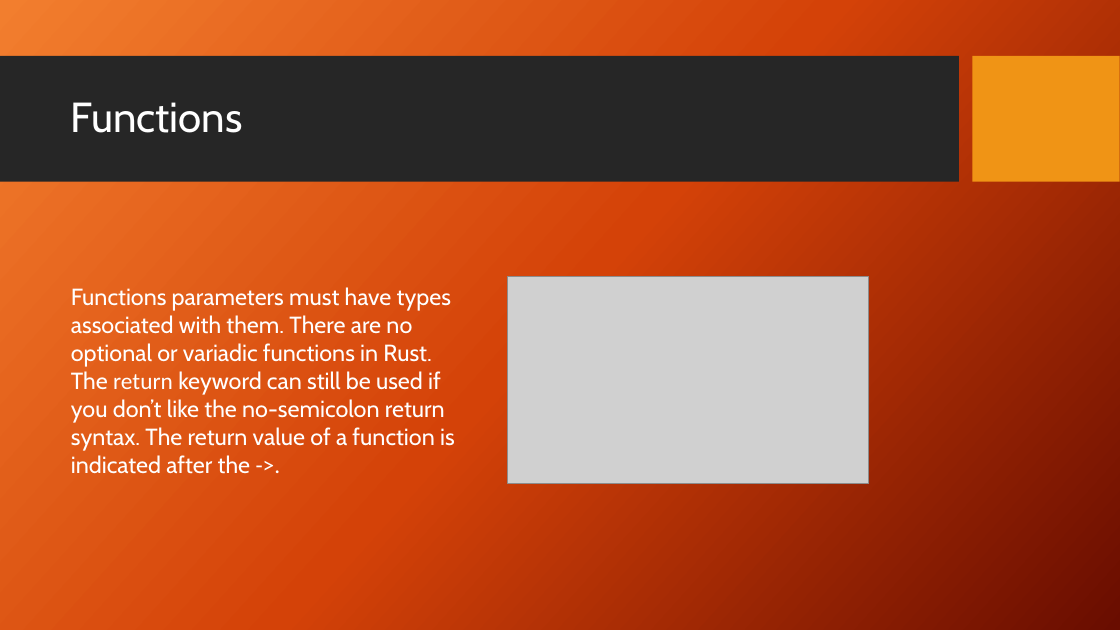
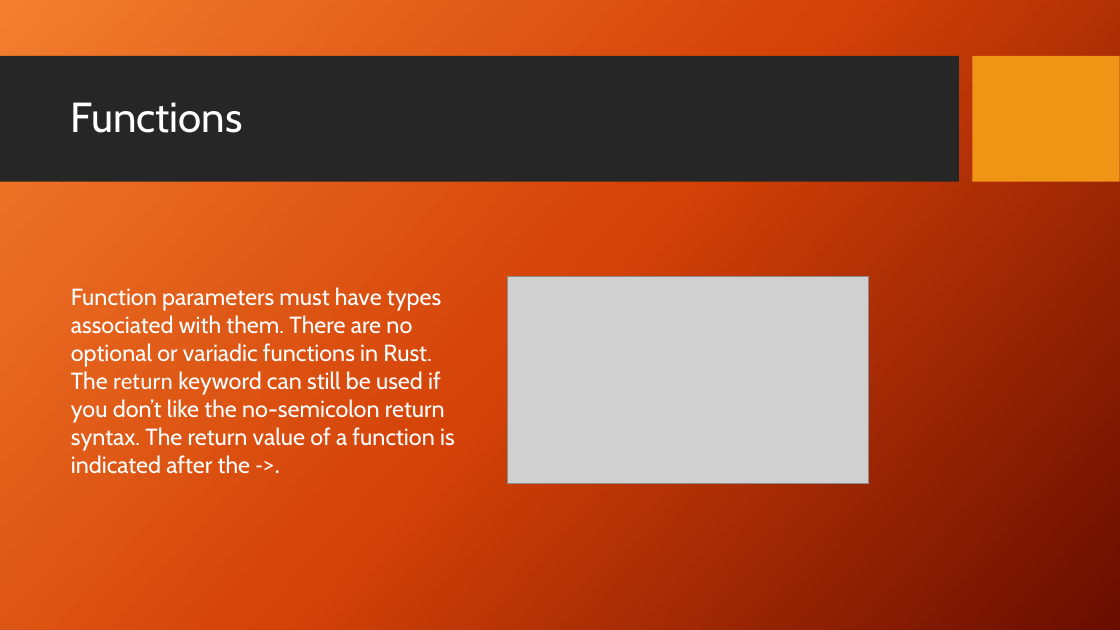
Before and after one commit to DaniloHP/csc372project1, a slide deck: slide 10 of Rust.pptx. Drawn at 1120x630 pixels with LibreOffice and Linux fonts; fonts in the diff are those of the drawing; grey boxes stand for pictures; background and template pictures are left out. Boxes give left, top, right and bottom in pixels: in the first picture for what was removed or moved away, otherwise in the second. Text is boxed around its words. In the diff, an @@ line names an element or a change of style, - is before the commit and + after.

```diff
--- a/Rust.pptx
+++ b/Rust.pptx
@@ text at [71, 287, 455, 474]: text changed @@
-Functions parameters must have types associated with them. There are no optional or variadic functions in Rust. The return keyword can still be used if you don’t like the no-semicolon return syntax. The return value of a function is indicated after the ->.
+Function parameters must have types associated with them. There are no optional or variadic functions in Rust. The return keyword can still be used if you don’t like the no-semicolon return syntax. The return value of a function is indicated after the ->.
```
Also in this commit, not shown: 8 other slides changed, 1 slide added.
